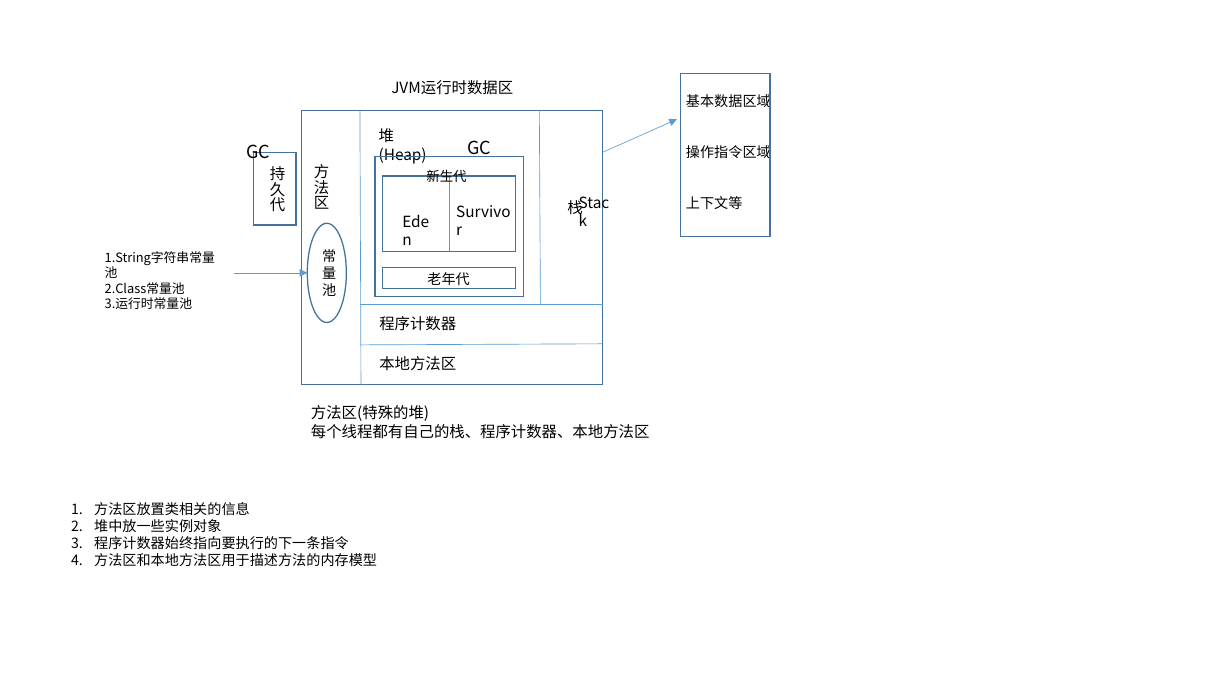
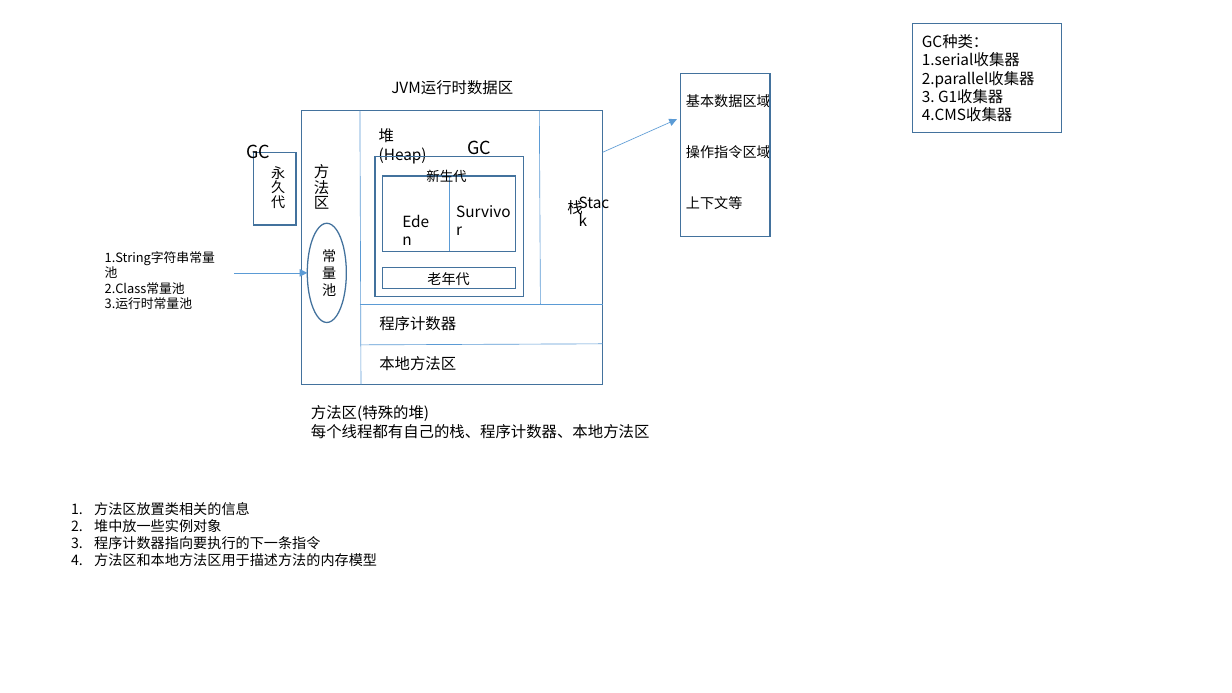
Before and after one commit to dengboyu/future, a slide deck: slide 2 of doc/doc.pptx (slide 1 before the commit). Drawn at 1232x693 pixels with LibreOffice and Linux fonts; fonts in the diff are those of the drawing. Boxes give left, top, right and bottom in pixels: in the first picture for what was removed or moved away, otherwise in the second. Text is boxed around its words. In the diff, an @@ line names an element or a change of style, - is before the commit and + after.

```diff
--- a/doc/doc.pptx
+++ b/doc/doc.pptx
@@ rectangle added at box(913, 23, 1062, 132), outline #43739E 1 pt, 12 pt, text #000000 @@
+GC种类：
+1.serial收集器
+2.parallel收集器
+3. G1收集器
+4.CMS收集器
@@ text at box(271, 166, 285, 208): text changed; size 12 to 11 pt @@
-持久代
+永久代
@@ text at box(94, 536, 320, 549): text changed @@
-3. 程序计数器始终指向要执行的下一条指令
+3. 程序计数器指向要执行的下一条指令
```
Also in this commit, not shown: 1 other slide changed, 3 slides added, 1 slide removed, 13 other files.
